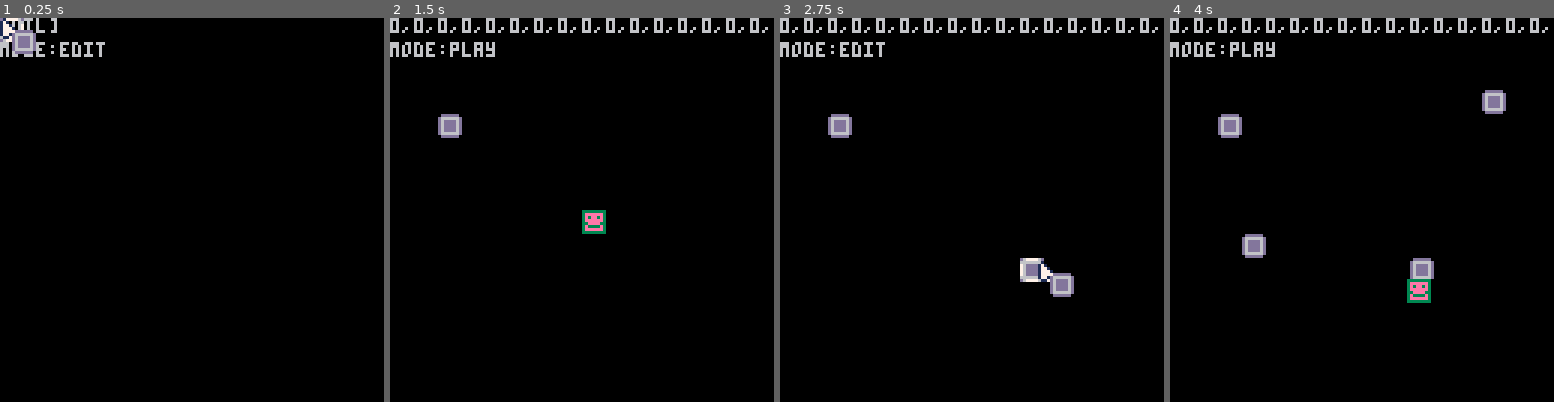
Above: before the commit, frames 1-4 (left to right).
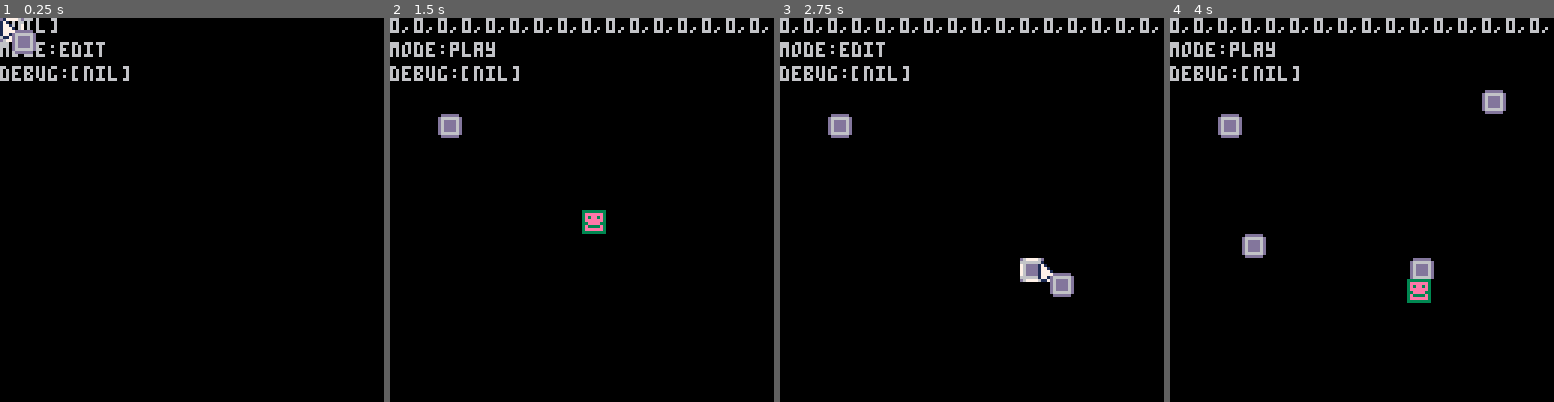
Above: after the commit, the same moments.

Repository: Yolwoocle/pico8_level_editor
Game: PICO-8 cartridge leveleditor.p8
Two runs of this game, one before a commit and one after it. Both use one fixed random seed, a clock stepped at 60 frames per second and the inputs below.
Inputs (mouse positions are in pixels of both pictures, inside the frame that each line leads up to):
- Up to frame 1 (0.25 s): no input
- Up to frame 2 (1.5 s): tap O (Z key) at 0.33, 0.7, 1.43 s; click (459, 121) at 0.67 s; tap X (X key) at 1.07 s; click (520, 267) at 1.22 s
- Up to frame 3 (2.75 s): click (975, 114) at 1.77 s; hold Left 1.97-2.37 s; tap X (X key) at 2.07, 2.4, 2.73 s; tap O (Z key) at 2.22 s; click (1037, 259) at 2.32 s; hold Down from 2.42 s (still down)
- Up to frame 4 (4 s): release Down at 2.82 s; click (1492, 106) at 2.87 s; hold Right 2.87-3.53 s; tap X (X key) at 3.07, 3.4, 3.73 s; tap O (Z key) at 3.1, 3.98 s; click (1254, 256) at 3.42 s; hold Up from 3.58 s (still down); click (1315, 102) at 3.97 s

The runs differ from the first frame. In frame 1, 0.6% of the frame differs, in the area x 0-34%, y 12-17%; in frame 2, 0.6%; in frame 3, 0.6%; in frame 4, 0.6%.

Commit message:
Basic shells

Diff:
--- a/leveleditor.p8
+++ b/leveleditor.p8
@@ -42,6 +42,7 @@
 	map()
 	print(a,0,0)
 	print("mode:"..mode,0,8)
+	print("debug:"..tostr(debug),0,16)
 
 	if mode == "edit" then
 		draw_cursor()
@@ -57,7 +58,7 @@
 	return btn(b) or btn(b,1)
 end
 -->8
---mouse and cursor
+--mouse & cursor
 function init_cursor()
 	cui = 0
 	cusel = 1
@@ -96,7 +97,7 @@
 		for x=0,15 do
 			local m=mget(x,y)
 			if fget(m,1) then
-				add(objects,make_ball())
+				add(objects,make_ball(x*8,y*8))
 				mset(x,y,0)
 			end
 
@@ -179,6 +180,46 @@
 	p.x += p.dx
 	p.y += p.dy
 end
+
+
+-->8
+--objects (+ collsion)
+function make_ball(x,y)
+	return {
+		x=x, y=y,
+		dx=0,dy=0,
+
+		spr=2,
+		kickable = true,
+	}
+end
+
+function update_objs()
+	for o in all(objects)do
+		o.x += o.dx
+		o.y += o.dy
+
+		if kickable and rect_overlap(o,p) then
+			--determine kick axis
+			local axis=split"1,0"
+			if(abs(p.dy)>abs(p.dx))axis=split"0,1"
+
+			o.dx = sgn(p.dx)*axis[1]
+			o.dy = sgn(p.dy)*axis[2]
+
+			debug=tostr(o.dx).." "..tostr(o.dy)
+		end
+	end
+end
+
+function draw_objs()
+	for o in all(objects)do
+		spr(o.spr,o.x,o.y)
+	end
+end
+
+
+-- collisions
 
 function is_solid(x,y)
 	return fget(mget(x\8,y\8),0)
@@ -224,25 +265,22 @@
 	end
 end
 
--->8
---objects
-function make_ball(x,y)
-	return {
-		x=x, y=y,
-		dx=0,dy=0,
-
-		spr=2,
-	}
-end
-
-function update_objs()
-
-end
-
-function draw_objs()
-	for o in all(objects)do
-		spr(o.spr,o.x,o.y)
-	end
+function rect_overlap(ax,ay,
+aw,ah,bx,by,bw,bh)
+	return not (ax>bx+bw
+	         or ay>by+bh
+	         or ax+aw<bx+bw
+	         or ay+ah<by+bh)
+end
+
+function is_obj_coll(a,b)
+	local ax = a.x+a.bx
+	local ay = a.y+a.by
+	local bx = b.x+b.bx
+	local by = b.y+b.by
+	return rect_overlap(
+	ax, ay, ax+a.w, ay+a.h,
+	bx, by, bx+b.w, by+b.h)
 end
 __gfx__
 000000000dddddd000000000e20000e2e8888882afffffff00882200000000000000000000000000000000000000000000000000000000000000000000000000
